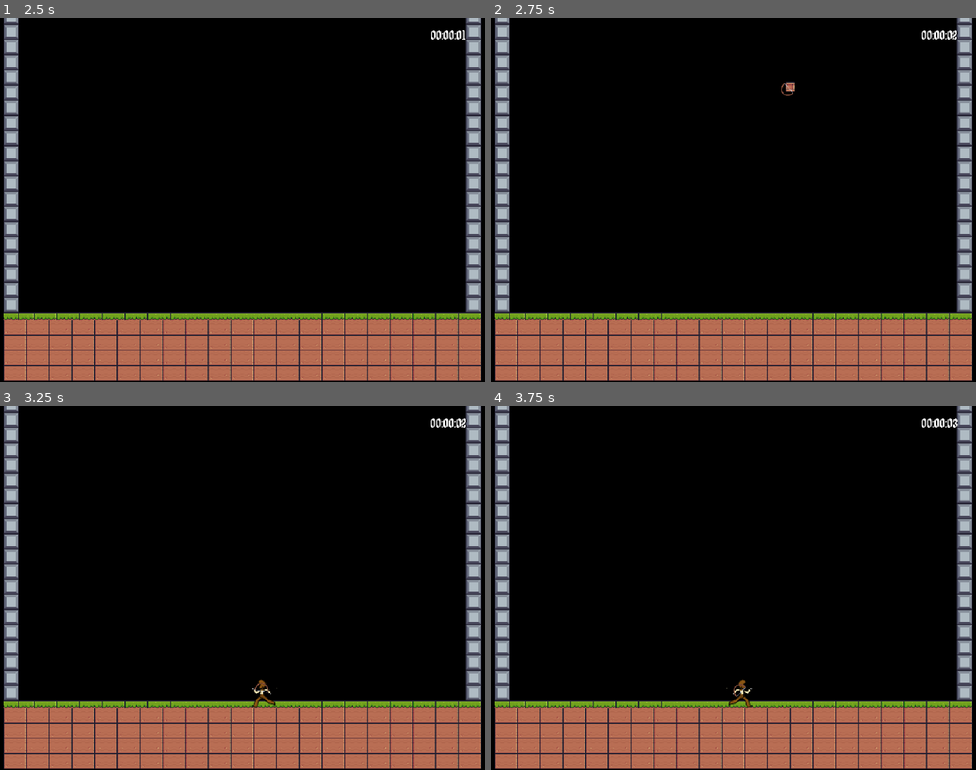
Above: before the commit, frames 1-4 (two rows, left to right).
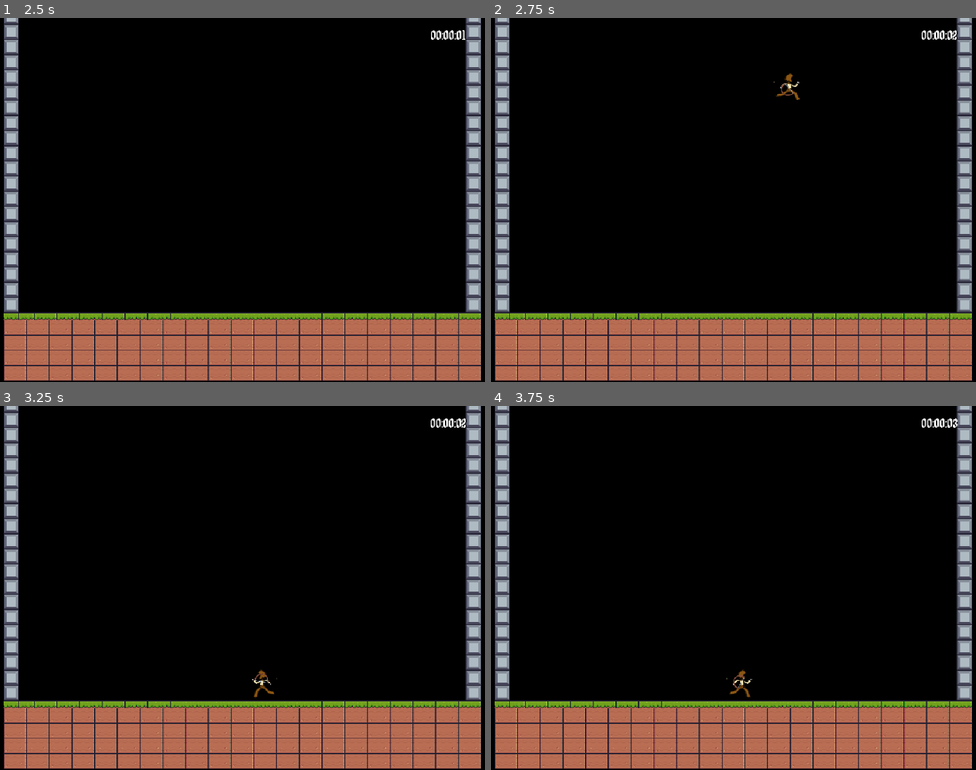
Above: after the commit, the same moments.

Repository: bombocla7/LLTE
Game: Godot game, scene res://Start.tscn
Two runs of this game, one before a commit and one after it. Both use one fixed random seed, a clock stepped at 60 frames per second and the inputs below.
Inputs (mouse positions are in pixels of both pictures, inside the frame that each line leads up to):
- Up to frame 1 (2.5 s): click "JUGAR" at 0.5 s; tap Enter at 1.25 s; move the mouse to (349, 181) at 1.27 s; hold Right (ui_right) from 1.28 s (still down); tap Space at 2 s; move the mouse to (145, 218) at 2.02 s
- Up to frame 2 (2.75 s): keep holding Right (ui_right)
- Up to frame 3 (3.25 s): move the mouse to (291, 507) at 2.77 s; release Right (ui_right) at 2.78 s; hold Left (ui_left) from 2.78 s (still down)
- Up to frame 4 (3.75 s): move the mouse to (709, 660) at 3.52 s; release Left (ui_left) at 3.53 s; hold Right (ui_right) from 3.53 s (still down)

Frame 1 is identical in both runs. In frame 2, 0.1% of the frame differs, in the area x 58-64%, y 15-23%; in frame 3, 0.2%, in the area x 51-58%, y 72-83%; in frame 4, 0.2%.

Commit message:
Señal de la flecha al caer por debajo
señal creada

Diff:
--- a/lanzando-lanzando-triunfe-escalando/cadena.tscn
+++ b/lanzando-lanzando-triunfe-escalando/cadena.tscn
@@ -11,7 +11,6 @@
 mass = 0.5
 
 [node name="CollisionShape2D" type="CollisionShape2D" parent="."]
-scale = Vector2(1, 1)
 shape = SubResource("CircleShape2D_teteo")
 
 [node name="Pin1" type="PinJoint2D" parent="."]
--- a/lanzando-lanzando-triunfe-escalando/main_character.gd
+++ b/lanzando-lanzando-triunfe-escalando/main_character.gd
@@ -100,3 +100,14 @@
 	var joint = ult_eslabon.get_node("PinJoint2D")
 	joint.set_node_a(self.get_path())
 	joint.set_exclude_nodes_from_collision(true)
+
+
+
+func flecha_caida(body: RigidBody2D) -> void:
+	if body.linear_velocity.x < 0:
+		while is_on_floor():
+			velocity.x = -SPEED
+	else:
+		while is_on_floor():
+			velocity.x = SPEED
+	pass
--- a/lanzando-lanzando-triunfe-escalando/main_character.tscn
+++ b/lanzando-lanzando-triunfe-escalando/main_character.tscn
@@ -2,7 +2,6 @@
 
 [ext_resource type="Script" uid="uid://bp42h3a4bqq01" path="res://main_character.gd" id="1_2q423"]
 [ext_resource type="Texture2D" uid="uid://puurdksdk5yb" path="res://Assets/player_frames/frame_00002.png" id="2_k7f46"]
-[ext_resource type="Texture2D" uid="uid://dsqxborcq2hd2" path="res://Assets/Idle.png" id="3_jw0ju"]
 [ext_resource type="Texture2D" uid="uid://b5ssnpwm26c7d" path="res://Assets/player_frames/frame_00006.png" id="4_47qjj"]
 [ext_resource type="Texture2D" uid="uid://raqxsma7u4y5" path="res://Assets/player_frames/frame_00007.png" id="5_dypn8"]
 [ext_resource type="Texture2D" uid="uid://75vdoj411ucd" path="res://Assets/player_frames/frame_00008.png" id="6_07ek2"]
@@ -26,7 +25,7 @@
 }, {
 "frames": [{
 "duration": 1.0,
-"texture": ExtResource("3_jw0ju")
+"texture": ExtResource("9_wtyc1")
 }],
 "loop": true,
 "name": &"jump",
@@ -68,8 +67,10 @@
 "speed": 10.0
 }]
 
-[sub_resource type="RectangleShape2D" id="RectangleShape2D_2q423"]
-size = Vector2(19, 18)
+[sub_resource type="CapsuleShape2D" id="CapsuleShape2D_1vudk"]
+height = 58.0
+
+[sub_resource type="WorldBoundaryShape2D" id="WorldBoundaryShape2D_1vudk"]
 
 [node name="main_character" type="CharacterBody2D"]
 collision_layer = 128
@@ -80,7 +81,18 @@
 
 [node name="Animacion" type="AnimatedSprite2D" parent="."]
 sprite_frames = SubResource("SpriteFrames_wcpx6")
-animation = &"walk"
+animation = &"idle"
 
 [node name="CollisionShape2D" type="CollisionShape2D" parent="."]
-shape = SubResource("RectangleShape2D_2q423")
+position = Vector2(-1, 2)
+shape = SubResource("CapsuleShape2D_1vudk")
+
+[node name="Area2D" type="Area2D" parent="."]
+collision_layer = 0
+collision_mask = 4
+
+[node name="CollisionShape2D" type="CollisionShape2D" parent="Area2D"]
+position = Vector2(0, 32)
+shape = SubResource("WorldBoundaryShape2D_1vudk")
+
+[connection signal="body_entered" from="Area2D" to="." method="flecha_caida"]
